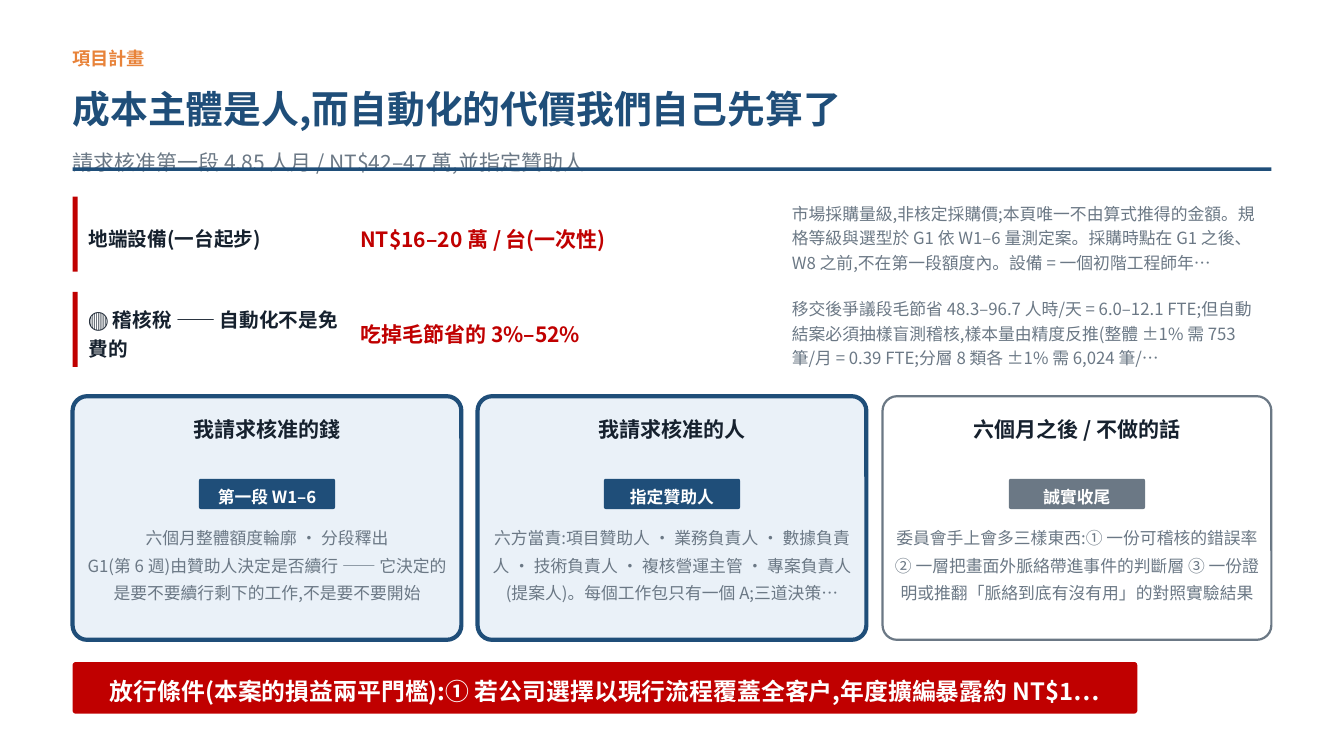
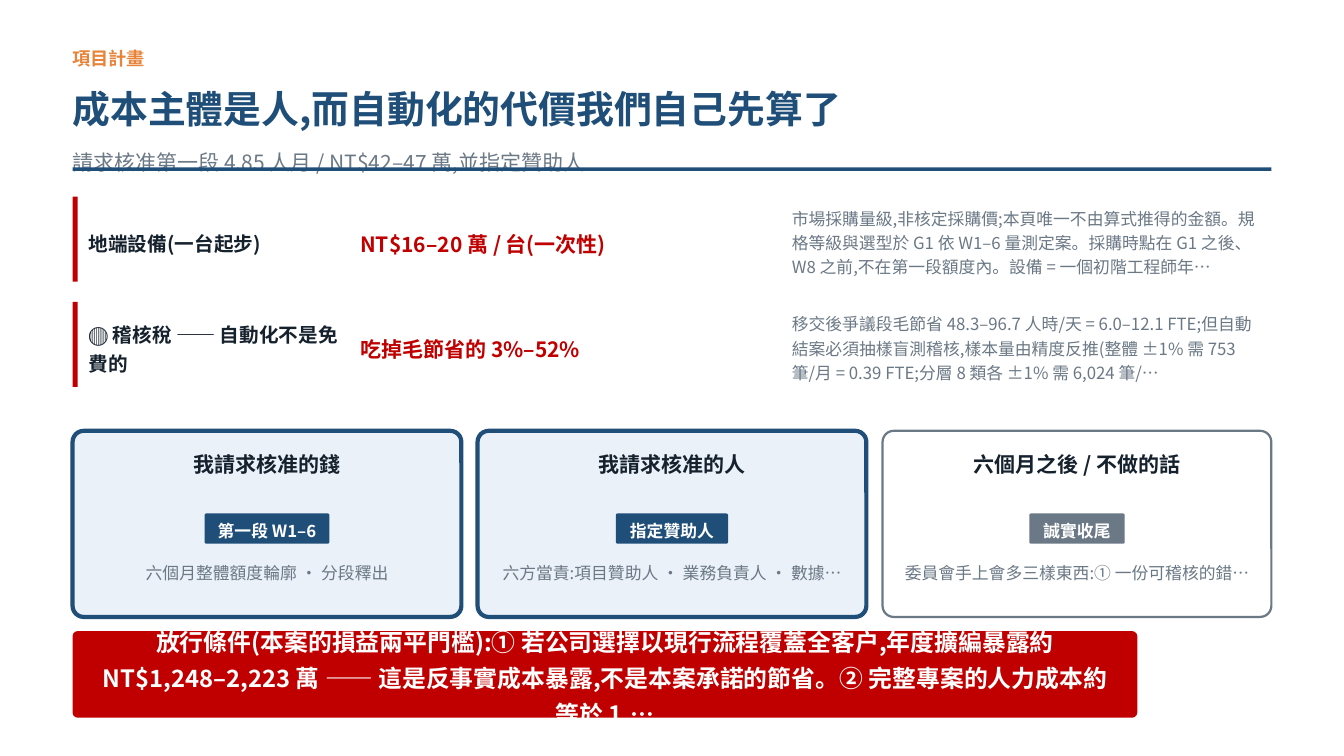
Before and after one commit to pokai-huang0828/UTS_workspace, a slide deck: slide 11 of Artificial Intelligence for Enterprises/Assessment3/Huang_26254793_421104_Assessment 3.pptx. Drawn at 1344x756 pixels with LibreOffice and Linux fonts; fonts in the diff are those of the drawing. Boxes give left, top, right and bottom in pixels: in the first picture for what was removed or moved away, otherwise in the second. Text is boxed around its words. In the diff, an @@ line names an element or a change of style, - is before the commit and + after.

```diff
--- a/Artificial Intelligence for Enterprises/Assessment3/Huang_26254793_421104_Assessment 3.pptx
+++ b/Artificial Intelligence for Enterprises/Assessment3/Huang_26254793_421104_Assessment 3.pptx
@@ rectangle: place and size @@
-rectangle at box(73, 197, 78, 272)
+rectangle at box(73, 197, 78, 281)
@@ text "地端設備(一台起步)": place and size @@
-text "地端設備(一台起步)" at box(89, 229, 261, 250)
+text "地端設備(一台起步)" at box(89, 234, 261, 255)
@@ text "NT$16–20 萬 / 台(一次性)": place and size @@
-text "NT$16–20 萬 / 台(一次性)" at box(360, 226, 606, 252)
+text "NT$16–20 萬 / 台(一次性)" at box(360, 231, 606, 257)
@@ text "市場採購量級,非核定採購價;本頁唯一不由算式推得的金額。規格等級與選型於 G1 依 W1–6 量測定案。採購時點在 ...": place and size @@
-text "市場採購量級,非核定採購價;本頁唯一不由算式推得的金額。規格等級與選型於 G1 依 W1–6 量測定案。採購時點在 ..." at box(792, 206, 1255, 272)
+text "市場採購量級,非核定採購價;本頁唯一不由算式推得的金額。規格等級與選型於 G1 依 W1–6 量測定案。採購時點在 ..." at box(792, 211, 1255, 276)
@@ text "🔴 稽核稅 —— 自動化不是免費的": place and size @@
-text "🔴 稽核稅 —— 自動化不是免費的" at box(89, 310, 338, 358)
+text "🔴 稽核稅 —— 自動化不是免費的" at box(89, 325, 338, 373)
@@ text "吃掉毛節省的 3%–52%": place and size @@
-text "吃掉毛節省的 3%–52%" at box(360, 324, 580, 344)
+text "吃掉毛節省的 3%–52%" at box(360, 339, 580, 359)
@@ text "移交後爭議段毛節省 48.3–96.7 人時/天 = 6.0–12.1 ...": place and size @@
-text "移交後爭議段毛節省 48.3–96.7 人時/天 = 6.0–12.1 ..." at box(792, 301, 1251, 367)
+text "移交後爭議段毛節省 48.3–96.7 人時/天 = 6.0–12.1 ..." at box(792, 316, 1251, 382)
@@ rectangle: place and size @@
-rectangle at box(73, 292, 78, 368)
+rectangle at box(73, 301, 78, 386)
@@ rounded rectangle: place and size @@
-rounded rectangle at box(73, 396, 462, 640)
+rounded rectangle at box(73, 431, 462, 617)
@@ rounded rectangle: place and size @@
-rounded rectangle at box(478, 396, 867, 640)
+rounded rectangle at box(478, 431, 867, 617)
@@ rounded rectangle: place and size @@
-rounded rectangle at box(883, 396, 1272, 640)
+rounded rectangle at box(883, 431, 1272, 617)
@@ 3 texts: place and size @@
-3 texts at box(194, 419, 1180, 439)
+3 texts at box(194, 454, 1180, 474)
@@ text "第一段 W1–6": place and size @@
-text "第一段 W1–6" at box(218, 488, 316, 505)
+text "第一段 W1–6" at box(218, 522, 316, 539)
@@ rounded rectangle: place and size @@
-rounded rectangle at box(199, 479, 335, 509)
+rounded rectangle at box(205, 513, 330, 543)
@@ text "指定贊助人": place and size @@
-text "指定贊助人" at box(630, 488, 714, 505)
+text "指定贊助人" at box(630, 522, 714, 539)
@@ rounded rectangle: place and size @@
-rounded rectangle at box(604, 479, 740, 509)
+rounded rectangle at box(616, 513, 728, 543)
@@ text "誠實收尾": place and size @@
-text "誠實收尾" at box(1043, 489, 1110, 505)
+text "誠實收尾" at box(1043, 523, 1110, 539)
@@ rounded rectangle: place and size @@
-rounded rectangle at box(1009, 479, 1145, 509)
+rounded rectangle at box(1029, 513, 1125, 543)
@@ text "六個月整體額度輪廓 · 分段釋出": place and size @@
-text "六個月整體額度輪廓 · 分段釋出" at box(88, 530, 446, 602)
+text "六個月整體額度輪廓 · 分段釋出" at box(146, 565, 388, 581)
@@ text at box(88, 558, 446, 602): paragraph removed @@
-G1(第 6 週)由贊助人決定是否續行 —— 它決定的是要不要續行剩下的工作,不是要不要開始
@@ text at box(503, 565, 841, 581): text changed @@
-六方當責:項目贊助人 · 業務負責人 · 數據負責人 · 技術負責人 · 複核營運主管 · 專案負責人(提案人)。每個工作包只有一個 A;三道決策…
+六方當責:項目贊助人 · 業務負責人 · 數據…
@@ text at box(905, 565, 1249, 581): text changed @@
-委員會手上會多三樣東西:① 一份可稽核的錯誤率 ② 一層把畫面外脈絡帶進事件的判斷層 ③ 一份證明或推翻「脈絡到底有沒有用」的對照實驗結果
+委員會手上會多三樣東西:① 一份可稽核的錯…
@@ text at box(103, 627, 1107, 729): text changed @@
-放行條件(本案的損益兩平門檻):① 若公司選擇以現行流程覆蓋全客戶,年度擴編暴露約 NT$1…
+放行條件(本案的損益兩平門檻):① 若公司選擇以現行流程覆蓋全客戶,年度擴編暴露約 NT$1,248–2,223 萬 —— 這是反事實成本暴露,不是本案承諾的節省。② 完整專案的人力成本約等於 1.…
@@ rounded rectangle: place and size @@
-rounded rectangle at box(73, 662, 1137, 714)
+rounded rectangle at box(73, 631, 1137, 718)
```
Also in this commit, not shown: 9 other slides changed, 3 other files.
